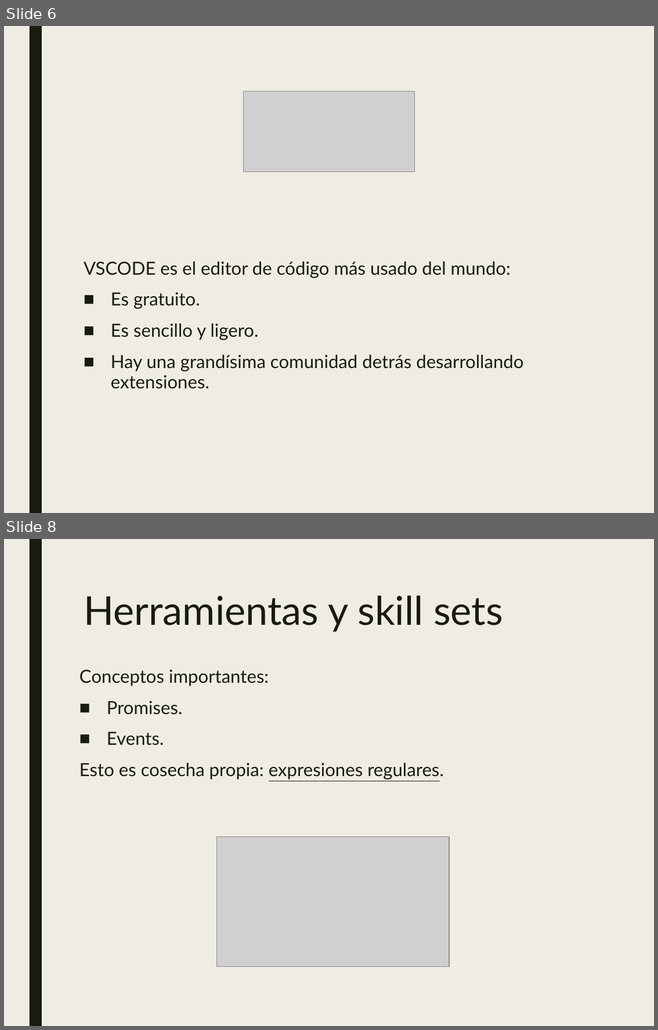
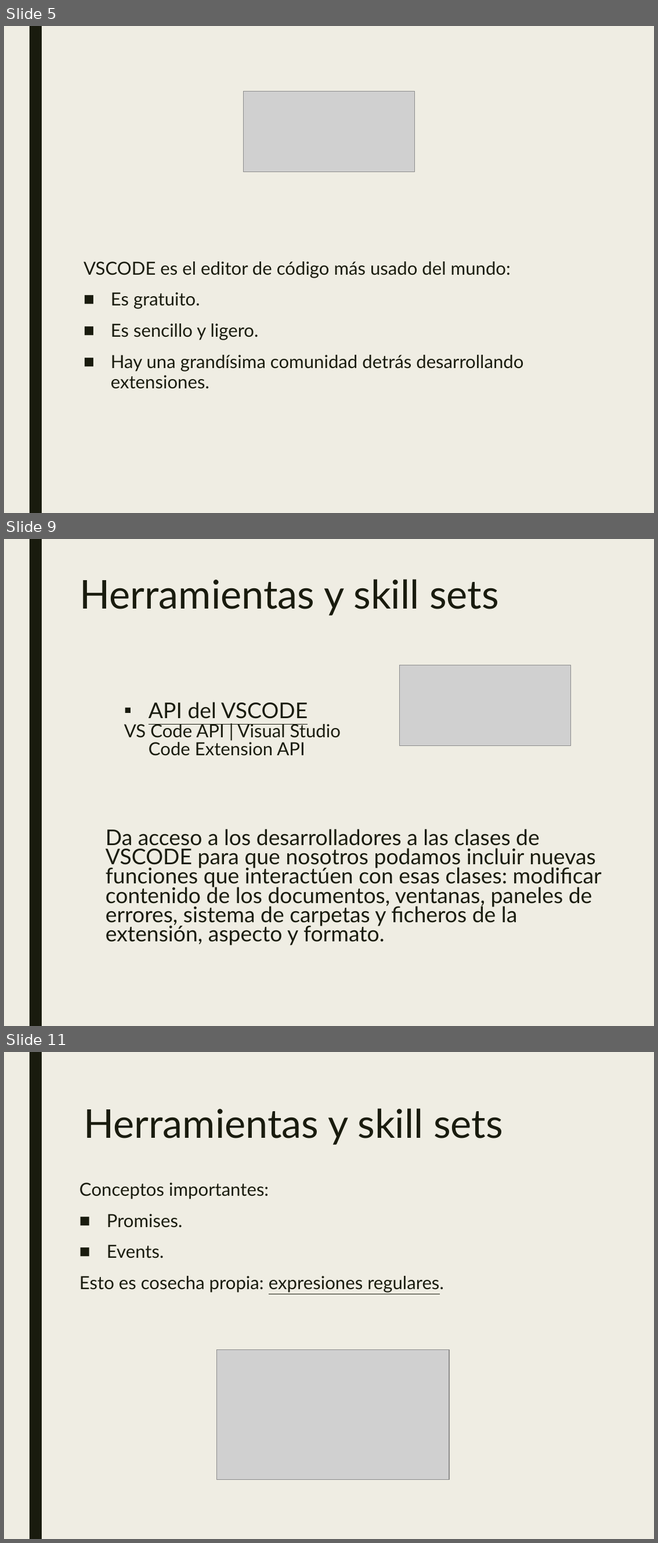
Before and after one commit to JalmarazMartn/dotnetrioja1, a slide deck: VSCODE Extensiones.ppt. Shown one above the other, each under a label of ours: slides 6 and 8 before the commit, slides 5, 9 and 11 after it; the slides between them are not shown. The pictures are 658x1030 and 658x1543 pixels, drawn with LibreOffice and Linux fonts; fonts in the diff are those of the drawing; grey boxes stand for pictures. Boxes give left, top, right and bottom in pixels: in the first picture for what was removed or moved away, otherwise in the second. Text is boxed around its words. In the diff, an @@ line names an element or a change of style, - is before the commit and + after.

```diff
--- a/VSCODE Extensiones.ppt
+++ b/VSCODE Extensiones.ppt
@@ slide 9 added at [4,539,654,1026], background #EFEDE3; not listed: 1 template element that a slide beside it also shows @@
@@ title added at [79,579,499,616], 44 pt, text #191B0E @@
+Herramientas y skill sets
@@ picture added at [399,665,571,745] @@
@@ text added at [124,702,340,756], 20 pt, text #191B0E @@
+▪ API del VSCODE
+VS Code API | Visual Studio Code Extension API
@@ text added at [106,829,601,946], 24 pt, text #191B0E @@
+Da acceso a los desarrolladores a las clases de VSCODE para que nosotros podamos incluir nuevas funciones que interactúen con esas clases: modificar contenido de los documentos, ventanas, paneles de errores, sistema de carpetas y ficheros de la extensión, aspecto y formato.
@@ what was slide 6 is now slide 5 @@
@@ what was slide 8 is now slide 11 @@
```
Also in this commit, not shown: 5 slides changed, 3 other slides added, 1 slide removed.
